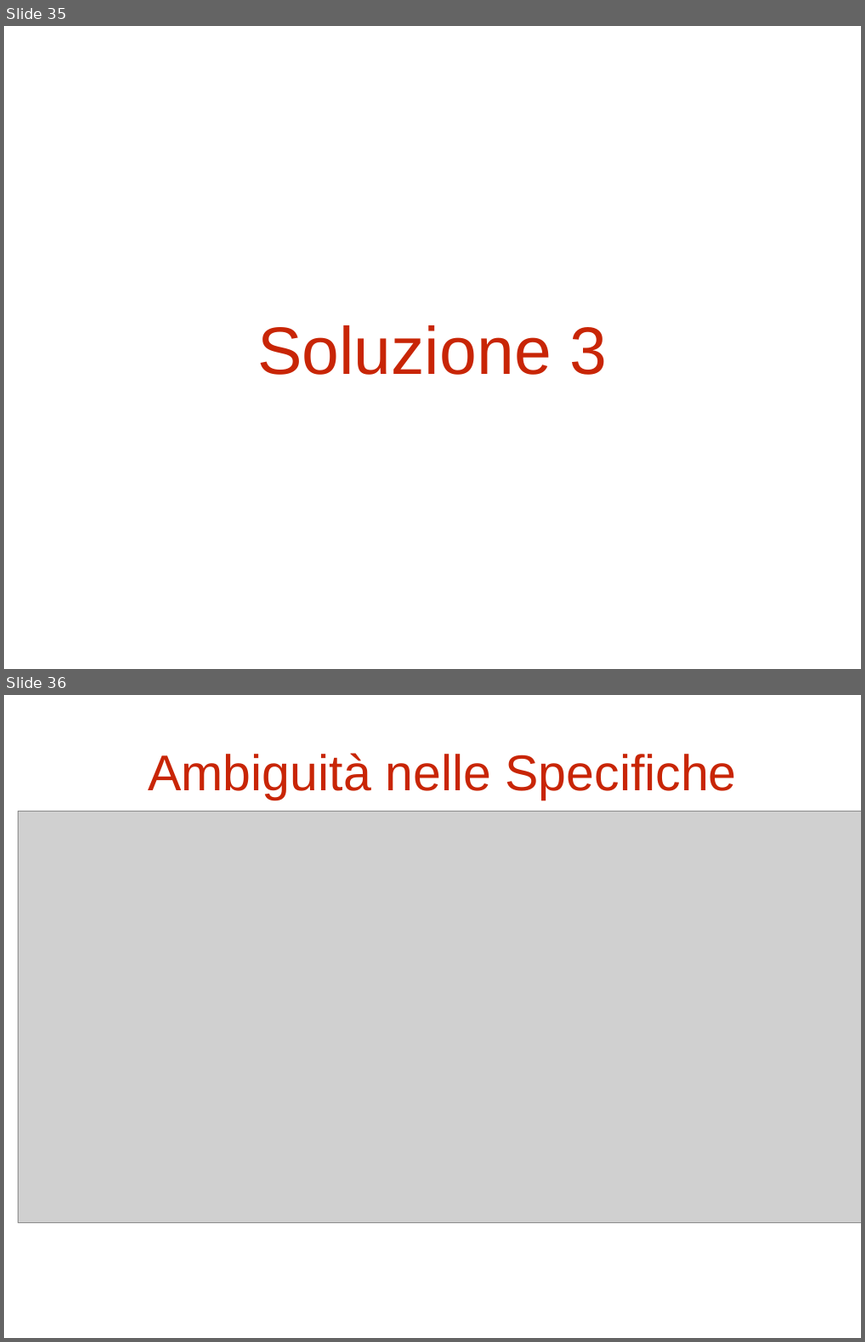
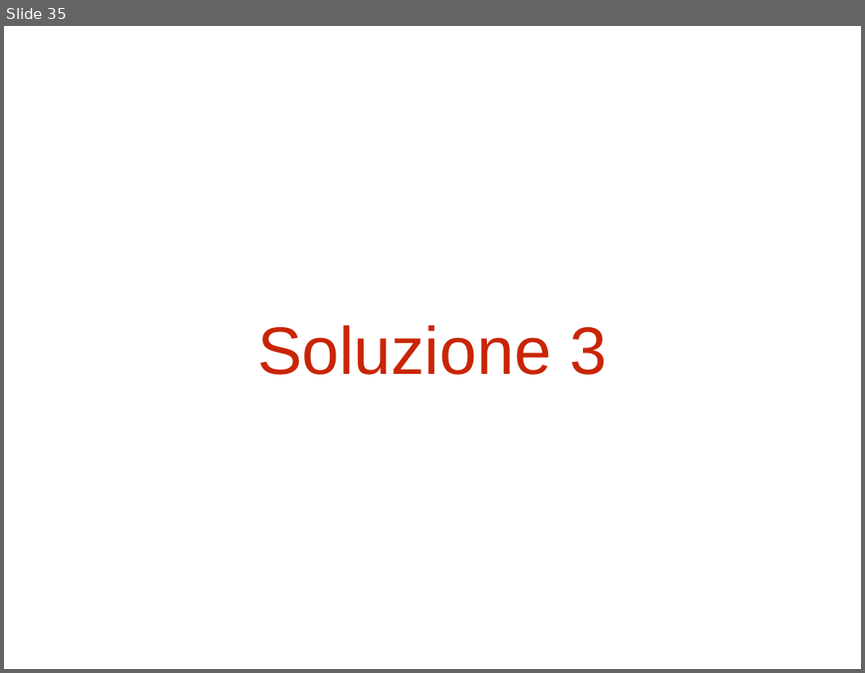
Before and after one commit to Stef23/MRVProject, a slide deck: PDF.pptx. Shown one above the other, each under a label of ours: slides 35 and 36 before the commit, slide 35 after it. The pictures are 865x1342 and 865x673 pixels, drawn with LibreOffice and Linux fonts; fonts in the diff are those of the drawing; grey boxes stand for pictures. Boxes give left, top, right and bottom in pixels: in the first picture for what was removed or moved away, otherwise in the second. Text is boxed around its words. In the diff, an @@ line names an element or a change of style, - is before the commit and + after.

```diff
--- a/PDF.pptx
+++ b/PDF.pptx
@@ slide 36 removed at <box>4,695,861,1338</box>, background #FFFFFF @@
@@ title removed at <box>148,753,736,800</box> @@
-Ambiguità nelle Specifiche
@@ picture removed at <box>18,811,861,1222</box> @@
```
Also in this commit, not shown: 7 slides changed, 22 slides added, 1 other slide removed, 5 other files.
